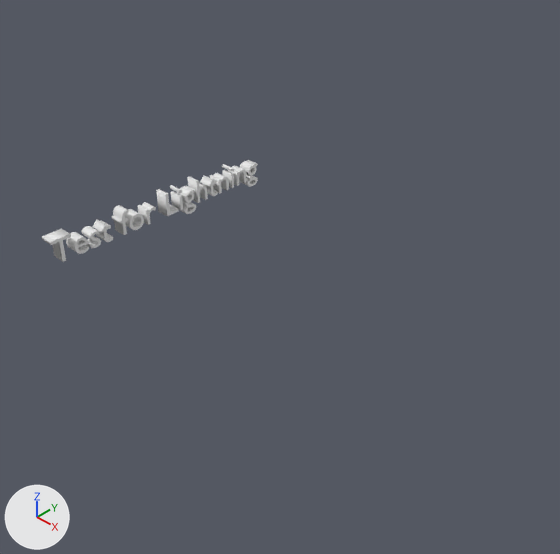
A saved change to the Blender file Lightning/1.blend.
One viewpoint serves both versions: a 50 mm camera at (10.99, -11.92, 9.62) aimed at (-1.13, 0.49, -1.62). Arrows for +X, +Y and +Z are at lower left; the lights stay in place.

The first picture shows 'Text'.
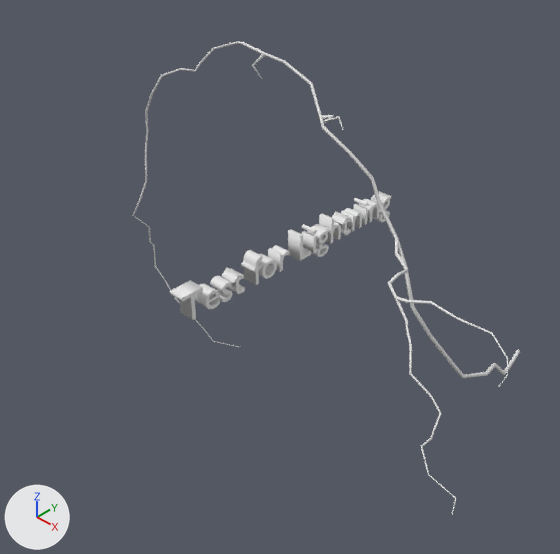
Where the newer file only moved an object's origin or applied its transform, the numbers keep the older frame.

Pixel boxes (x1, y1, x2, y2) of what changed, in the pictures (560 x 554 px):
'Text', mesh moved: before (42, 160, 258, 262); after (170, 191, 391, 320)
'IVY_Curve.002', added: after (132, 41, 520, 515)

Patch to the scene script:
```diff
--- a/Lightning/1.blend.py
+++ b/Lightning/1.blend.py
@@ me_cutext_002 @@
 me_cutext_002.from_pydata(...)  # 1664 vertices, 1200 faces; spans x 0.02..7.16, y -0.23..0.69, z -0.2..0.2
 # used by ob_text; location = (-4.88, -4.02, -0.8); rotation_euler = (1.571, 0.0, 1.571), in degrees (90, 0, 90)
+# me_cutext_002 part 1: the whole mesh is moved by (0.21, 0.56, 4.88)
@@ cu_ivy_006 @@
+cu_ivy_006 = bpy.data.curves.new('IVY.006', 'CURVE')
+cu_ivy_006.dimensions = '3D'
+_sp = cu_ivy_006.splines.new('POLY'); _sp.points.add(43)
+_sp.points.foreach_set('co', [-0.66, -0.204, -0.865, 1.0, -0.679, -0.208, -0.7, 1.0, -0.683, -0.172, -0.564, 1.0, -0.643, -0.122, -0.465, 1.0, -0.649, -0.109, -0.346, 1.0, -0.605, -0.118, -0.235, 1.0, -0.542, -0.0725, -0.169, 1.0, -0.463, -0.0135, -0.0869, 1.0, -0.376, 0.0541, -0.017, 1.0, -0.289, 0.138, -0.00714, 1.0, -0.204, 0.171, -0.0477, 1.0, -0.11, 0.226, -0.0242, 1.0, -0.0475, 0.282, -0.00263, 1.0, 0.0394, 0.309, 0.0299, 1.0, 0.145, 0.326, 0.0586, 1.0, 0.186, 0.329, 0.0192, 1.0, 0.287, 0.377, -0.0147, 1.0, 0.403, 0.376, -0.0115, 1.0, 0.474, 0.356, -0.00699, 1.0, 0.589, 0.321, -0.0478, 1.0, 0.627, 0.298, -0.0762, 1.0, 0.686, 0.236, -0.0629, 1.0, 0.708, 0.165, -0.0611, 1.0, 0.707, 0.136, -0.0532, 1.0, 0.744, 0.117, -0.0277, 1.0, 0.794, 0.0557, -0.0148, 1.0, 0.793, -0.0216, -0.00906, 1.0, 0.8, -0.0245, -0.0174, 1.0, 0.806, -0.101, -0.0389, 1.0, 0.802, -0.191, -0.091, 1.0, 0.769, -0.255, -0.0877, 1.0, 0.73, -0.363, -0.117, 1.0, 0.727, -0.463, -0.134, 1.0, 0.725, -0.54, -0.137, 1.0, 0.682, -0.578, -0.209, 1.0, 0.68, -0.669, -0.265, 1.0, 0.692, -0.714, -0.325, 1.0, 0.651, -0.804, -0.348, 1.0, 0.594, -0.844, -0.38, 1.0, 0.518, -0.888, -0.4, 1.0, 0.475, -0.908, -0.425, 1.0, 0.377, -0.967, -0.495, 1.0, 0.313, -1.005, -0.53, 1.0, 0.221, -0.99, -0.625, 1.0])
+_sp.points.foreach_set('radius', [0.0026, 0.00252, 0.00245, 0.00239, 0.00233, 0.00228, 0.00223, 0.00216, 0.0021, 0.00204, 0.00199, 0.00194, 0.0019, 0.00185, 0.0018, 0.00177, 0.00171, 0.00165, 0.00162, 0.00156, 0.00153, 0.00149, 0.00145, 0.00144, 0.00141, 0.00137, 0.00134, 0.00133, 0.00129, 0.00124, 0.00121, 0.00115, 0.0011, 0.00106, 0.00102, 0.000964, 0.000927, 0.000878, 0.00084, 0.000796, 0.00077, 0.000705, 0.000665, 0.0006])
+_sp = cu_ivy_006.splines.new('POLY'); _sp.points.add(17)
+_sp.points.foreach_set('co', [-0.204, 0.171, -0.0477, 1.0, -0.244, 0.158, 0.0059, 1.0, -0.303, 0.146, 0.0162, 1.0, -0.301, 0.143, 0.0676, 1.0, -0.313, 0.14, 0.145, 1.0, -0.365, 0.149, 0.197, 1.0, -0.435, 0.14, 0.24, 1.0, -0.455, 0.157, 0.297, 1.0, -0.5, 0.165, 0.364, 1.0, -0.55, 0.135, 0.412, 1.0, -0.618, 0.119, 0.392, 1.0, -0.665, 0.129, 0.438, 1.0, -0.682, 0.111, 0.481, 1.0, -0.692, 0.123, 0.534, 1.0, -0.691, 0.128, 0.593, 1.0, -0.742, 0.108, 0.62, 1.0, -0.814, 0.121, 0.629, 1.0, -0.829, 0.113, 0.668, 1.0])
+_sp.points.foreach_set('radius', [0.00195, 0.00186, 0.00178, 0.00171, 0.0016, 0.0015, 0.00139, 0.00131, 0.0012, 0.0011, 0.000998, 0.000909, 0.000841, 0.000767, 0.000689, 0.000605, 0.000506, 0.00045])
+_sp = cu_ivy_006.splines.new('POLY'); _sp.points.add(7)
+_sp.points.foreach_set('co', [-0.365, 0.149, 0.197, 1.0, -0.401, 0.177, 0.22, 1.0, -0.449, 0.223, 0.226, 1.0, -0.53, 0.251, 0.251, 1.0, -0.62, 0.298, 0.281, 1.0, -0.686, 0.29, 0.311, 1.0, -0.713, 0.271, 0.336, 1.0, -0.718, 0.234, 0.339, 1.0])
+_sp.points.foreach_set('radius', [0.00173, 0.00159, 0.00139, 0.00114, 0.000834, 0.000624, 0.000506, 0.0004])
+_sp = cu_ivy_006.splines.new('POLY'); _sp.points.add(4)
+_sp.points.foreach_set('co', [0.186, 0.329, 0.0192, 1.0, 0.162, 0.349, 0.00232, 1.0, 0.151, 0.341, 0.0634, 1.0, 0.116, 0.383, 0.0658, 1.0, 0.0642, 0.378, 0.11, 1.0])
+_sp.points.foreach_set('radius', [0.00195, 0.00171, 0.00128, 0.000911, 0.00045])
+_sp = cu_ivy_006.splines.new('POLY'); _sp.points.add(2)
+_sp.points.foreach_set('co', [0.474, 0.356, -0.00699, 1.0, 0.489, 0.304, -0.00378, 1.0, 0.452, 0.279, -0.0322, 1.0])
+_sp.points.foreach_set('radius', [0.00195, 0.00119, 0.00045])
+cu_ivy_006.materials.append(mat_material)  # white #e7e7e7
+cu_ivy_006.use_path_clamp = True
+cu_ivy_006.bevel_resolution = 0
+cu_ivy_006.bevel_depth = 3.0
+cu_ivy_006.resolution_u = 4
+cu_ivy_006.fill_mode = 'FULL'
@@ ob_ivy_curve_002 @@
+ob_ivy_curve_002 = bpy.data.objects.new('IVY_Curve.002', cu_ivy_006)
+ob_ivy_curve_002.location = (0.0, 0.48, 0.0)
+ob_ivy_curve_002.rotation_euler = (-8.151, 0.406, 0.0421)  # degrees (253, 23, 2.4)
+ob_ivy_curve_002.scale = (-7.82, -7.82, -7.82)
```
